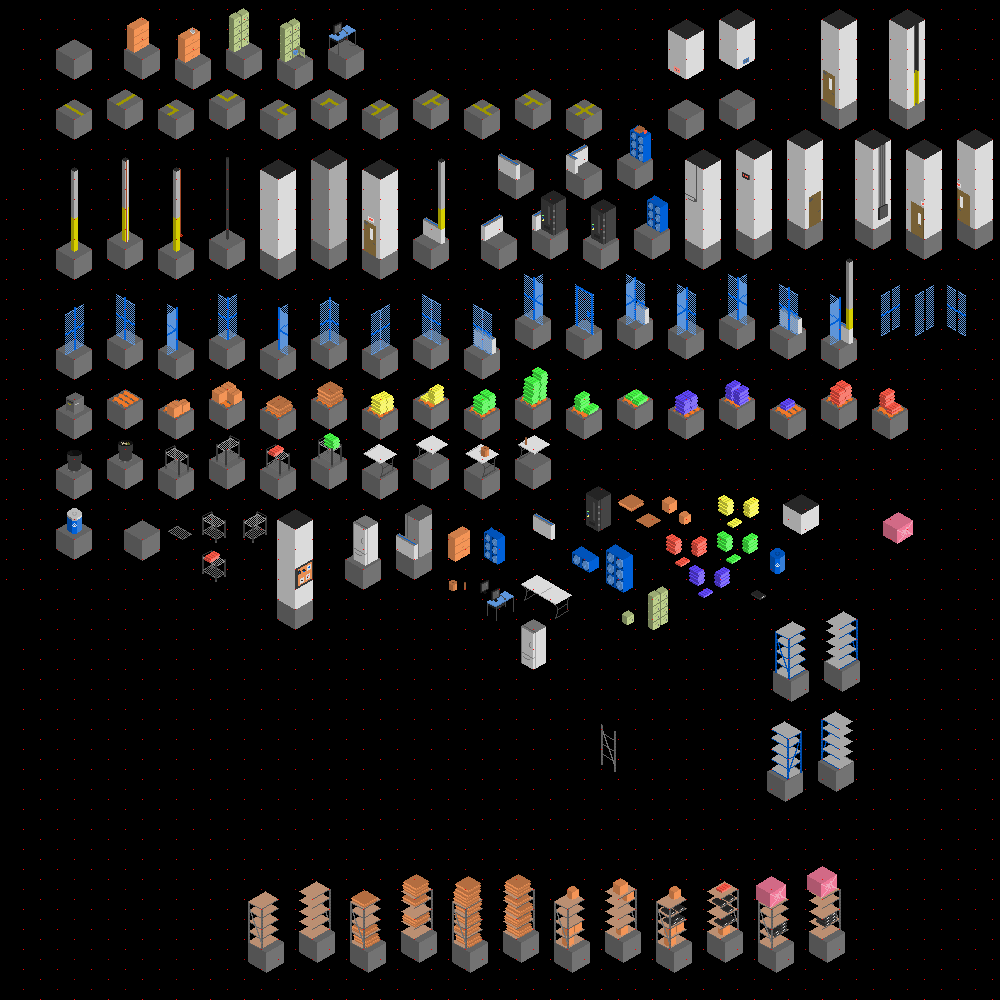
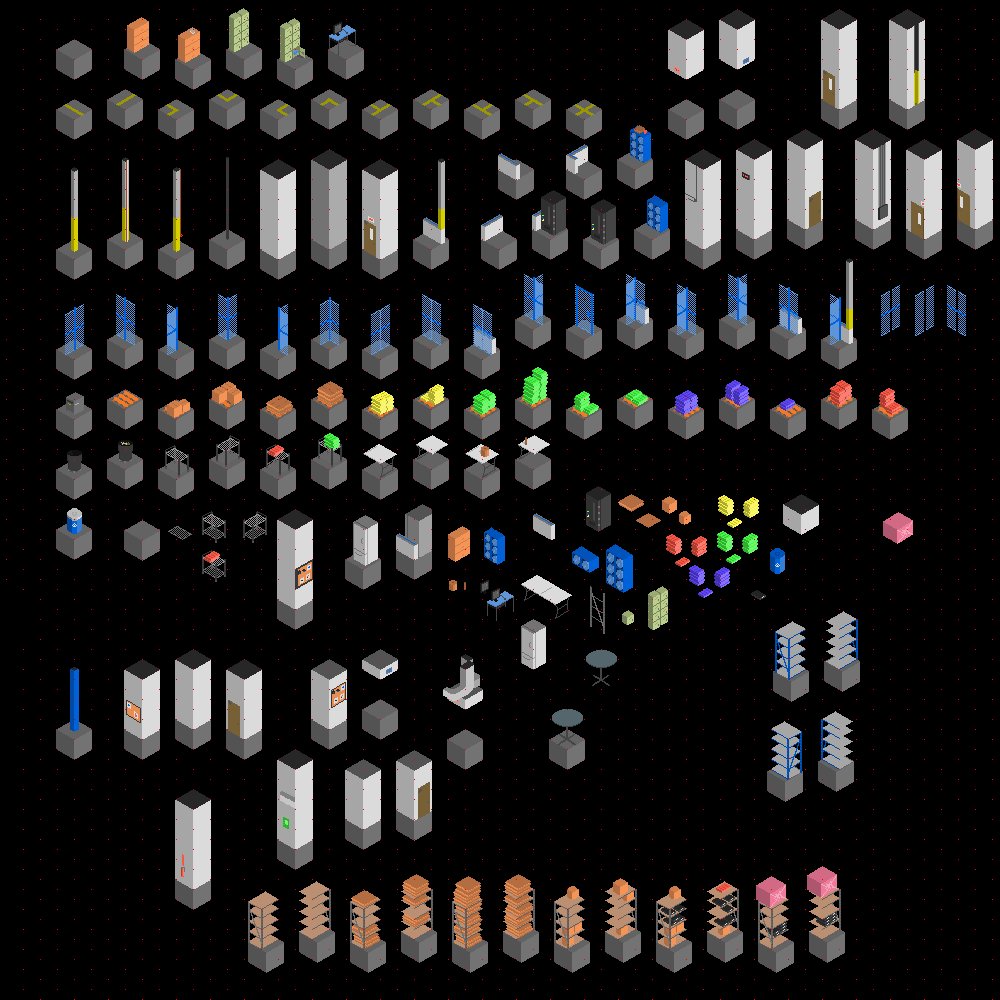
Two versions of the same layered image (1000 × 1000). Layer-by-layer changes:
painted on "TILES" over [56, 586, 617, 909]
